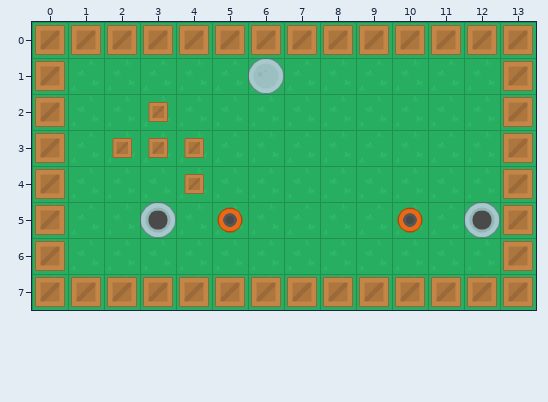
Two states of a Tiled map, bot-battles/data/source/map.tmx. That is the earlier state.
Cells are 64x64 px. Shown: x 0..13, y 0..7.
And afterwards:
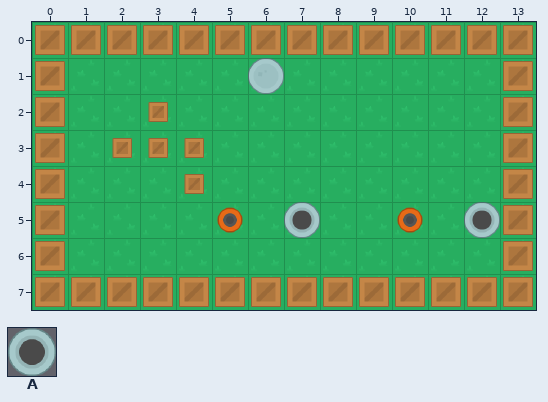
Key: from "map": A 367.
Objects are placed by their top-left corner, in cells (3,4 is the top-left corner of cell 3,4); size is 1x1 cell unless given.
Change:
Layer "weaponSpawner":
added: A "weaponSpawner1" at 7,5
removed: A "weaponSpawner1" at 3,5
Boxes around the changes in both pictures, in picture pixels (x1, y1, x2, y2):
removed: (140, 202, 176, 238)
added: (284, 202, 320, 238)
